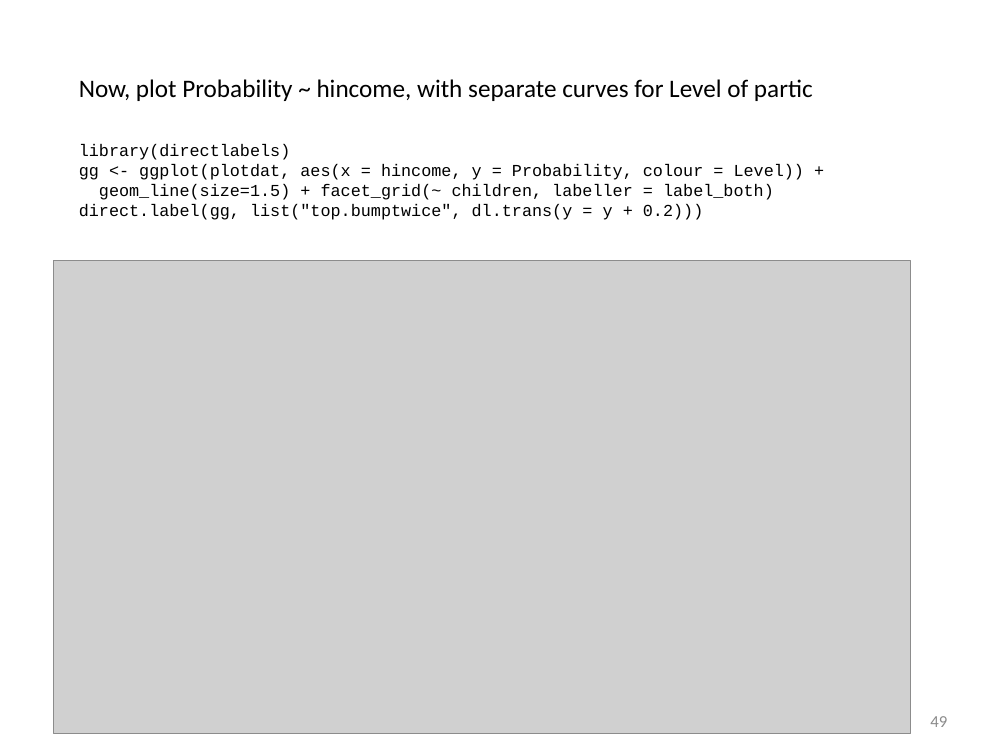
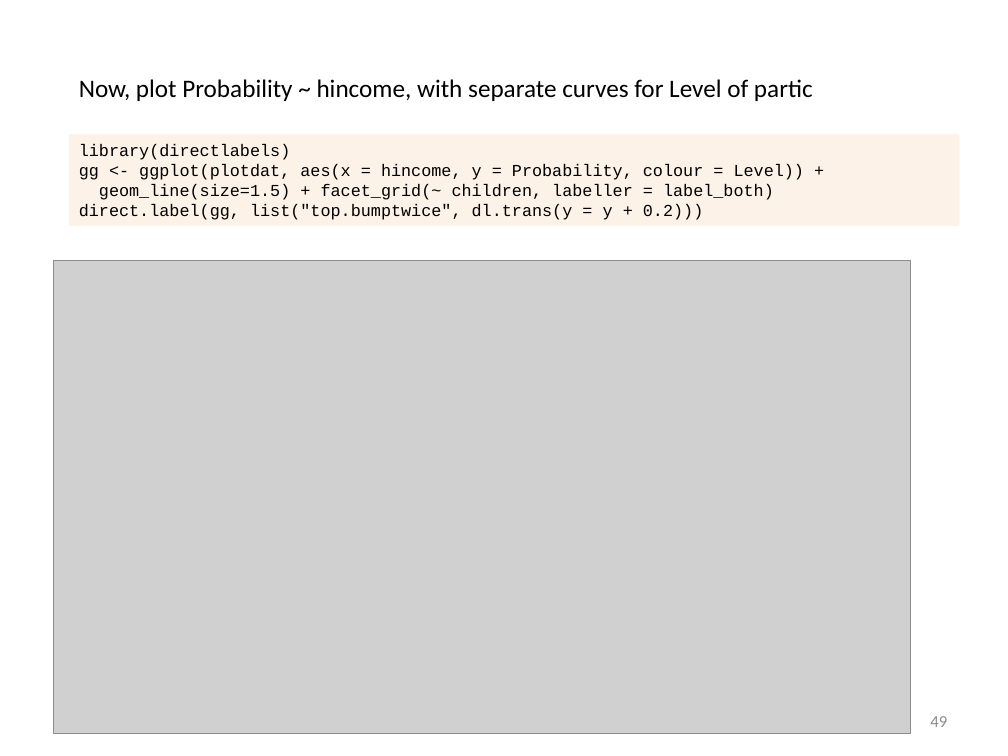
Before and after one commit to friendly/psy6136, a slide deck: slide 49 of lectures/07-logistic2.pptx. Drawn at 1008x756 pixels with LibreOffice and Linux fonts; fonts in the diff are those of the drawing; grey boxes stand for pictures. Boxes give left, top, right and bottom in pixels: in the first picture for what was removed or moved away, otherwise in the second. Text is boxed around its words. In the diff, an @@ line names an element or a change of style, - is before the commit and + after.

```diff
--- a/lectures/07-logistic2.pptx
+++ b/lectures/07-logistic2.pptx
@@ rectangle "library(directlabels)": place and size @@
-rectangle "library(directlabels)" at box(79, 144, 805, 220)
+rectangle "library(directlabels)" at box(69, 134, 959, 226)
@@ rectangle "library(directlabels)" at box(69, 134, 959, 226): fill none to #FDEADA at 60% opacity @@
```
Also in this commit, not shown: 9 other slides changed, 6 other files.
